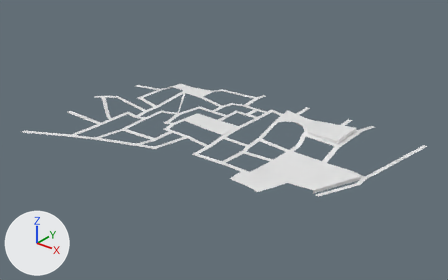
Before and after pictures for a commit that changed the Blender file Midnight phonky/Assets/3D modelos/Calle.blend.
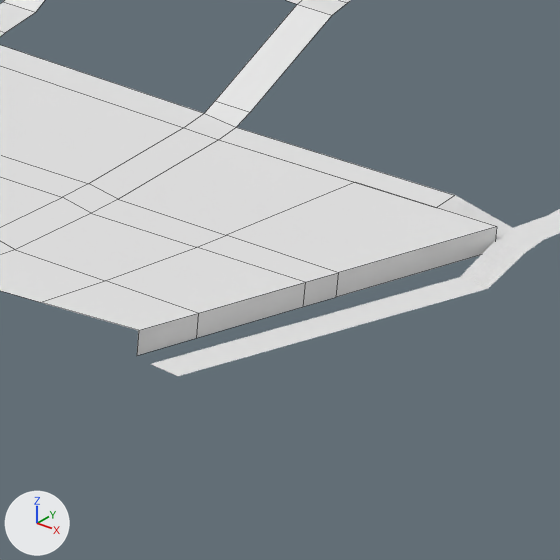
The first picture shows the older version from a 50 mm lens placed at (1128.0, -1814.0, 1073.0), pointed at (-272.0, -64.0, -12.0). The close-ups show both versions on the part from 66% to 83% of the width and 52% to 79% of the height of that picture; other places that the commit changed are outside them. Every picture has the same lights, and +X, +Y and +Z are marked at lower left. The close-ups show mesh edges as thin lines.

Names of what the first close-up shows: 'Calle zona 1', 'Calle zona 1.001', 'Calle zona 1.002', 'Cube.001'.
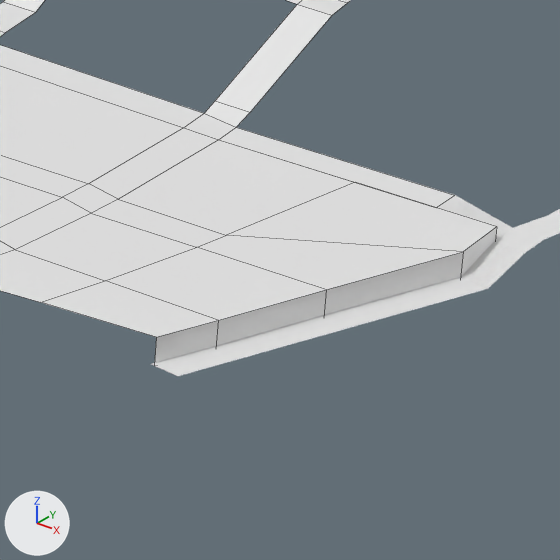
What changed in the scene script:
```text
Change me_plane_003:
    where me_plane_003.from_pydata(...)  # 25 vertices, 12 faces; spans x 124.0..307.0, y -207.0..-10.0, z -13.0..0.0
    used by ob_calle_zona_1_001; location = (0.0, 0.0, 0.0)
    me_plane_003 part 1: the 1 vertex in x 225.0, y -200.0, z -13.0 is moved by (9.0, 0.0, -2.0)
    me_plane_003 part 2: all 2 vertices in x 225.0, y -200.0, z 0.0 are moved by (9.0, 0.0, 0.0)
    me_plane_003 part 3: all 2 vertices in x 238.0..262.0, y -170.0..-114.0, z -13.0 are moved by (11.0, 0.0, -2.0)
    me_plane_003 part 4: all 4 vertices in x 238.0..262.0, y -170.0..-114.0, z 0.0 are moved by (11.0, 0.0, 0.0)
    me_plane_003 part 5: the 1 vertex in x 270.0, y -96.0, z -13.0 is moved by (36.0, 54.0, -2.0)
    me_plane_003 part 6: all 2 vertices in x 270.0, y -96.0, z 0.0 are moved by (36.0, 54.0, 0.0)
```

Pixel boxes [x1, y1, x2, y2] of what changed, in the close-ups (560 x 560 px; the box of a moved part takes in the faces that stretch with it):
'Calle zona 1.001', reshaped: before [0, 140, 497, 355]; after [0, 140, 497, 363]
part 1 of me_plane_003, moved or reshaped: before [137, 313, 198, 355]; after [155, 321, 218, 363]
part 2 of me_plane_003, moved or reshaped: before [41, 281, 197, 330]; after [41, 281, 218, 337]
part 3 of me_plane_003, moved or reshaped: before [196, 282, 305, 338]; after [216, 290, 326, 346]
part 4 of me_plane_003, moved or reshaped: before [107, 247, 304, 313]; after [107, 247, 326, 320]
part 5 of me_plane_003, moved or reshaped: before [303, 227, 497, 307]; after [324, 227, 497, 315]
part 6 of me_plane_003, moved or reshaped: before [198, 182, 496, 282]; after [198, 182, 496, 290]
